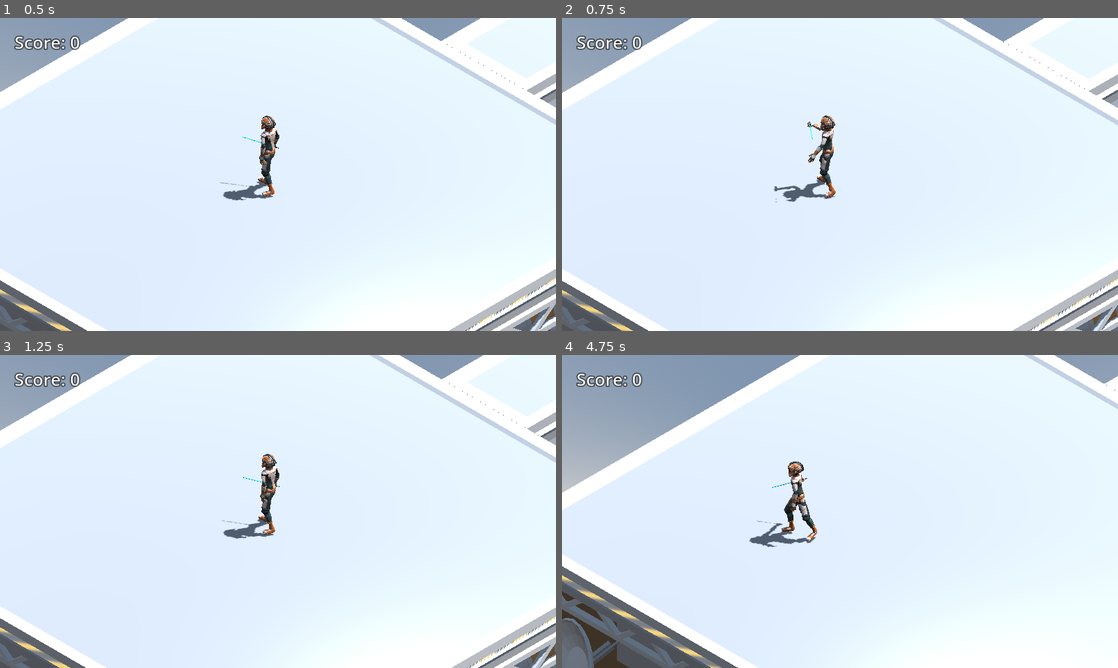
Above: before the commit, frames 1-4 (two rows, left to right).
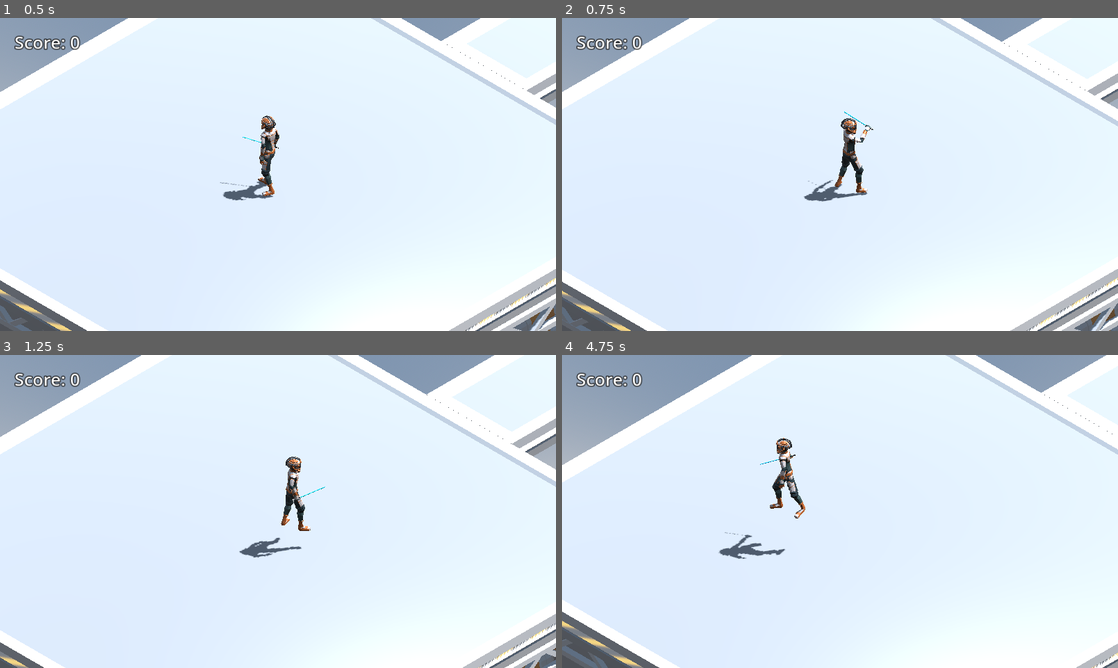
Above: after the commit, the same moments.

Repository: amhndu/chronos-rift
Game: Godot game, scene res://Main.tscn
The game is run twice, just before and just after one commit, with the same random seed, the same clock (stepped at 60 frames per second) and the same inputs.
Inputs (mouse positions are in pixels of both pictures, inside the frame that each line leads up to):
- Up to frame 1 (0.5 s): no input
- Up to frame 2 (0.75 s): move the mouse to (962, 158) at 0.52 s; press the mouse at (962, 158) at 0.53 s; hold Right (move_right) from 0.53 s (still down)
- Up to frame 3 (1.25 s): keep holding Right (move_right); tap Space (jump) at 0.77, 0.8, 1.07 s
- Up to frame 4 (4.75 s): move the mouse to (728, 527) at 1.27 s; release Right (move_right) at 1.28 s; release the mouse at (728, 527) at 1.28 s; hold Down (move_back) 1.28-2.03 s; tap Space (jump) at 1.35, 1.52, 1.82, 2.3, 3.02, 3.32, 3.77, 3.8, 4.07, 4.52 s; click (728, 527) at 1.55 s; move the mouse to (895, 442) at 2.02 s; press the mouse at (895, 442) at 2.03 s; hold Right (move_right) 2.03-2.78 s; move the mouse to (812, 574) at 2.77 s; release the mouse at (812, 574) at 2.78 s; hold Up (move_forward) 2.78-3.53 s; tap Mouse wheel up (zoom_in) at 2.85 s; click (812, 574) at 3.05 s; move the mouse to (1006, 558) at 3.52 s; hold Mouse wheel down (zoom_out) 3.53-4.28 s; hold Left (move_left) from 3.53 s (still down); move the mouse to (673, 464) at 4.27 s; click (673, 464) at 4.35 s

Frame 1 is identical in both runs. In frame 2, 2.8% of the frame differs, in the area x 0-100%, y 0-100%; in frame 3, 8.4%; in frame 4, 15%.
Error in both runs: Invalid access to property or key 'on_mobs_all_cleared' on a base object of type 'null instance'. (res://MobManager.gd:10)

Commit message:
fix: player can now move slowly and jump while attacking
* player can also attack while jumping

Diff:
--- a/Player.gd
+++ b/Player.gd
@@ -16,8 +16,9 @@
 
 var animation_player: AnimationPlayer
 var is_alive = true
-var is_attacking = false
+var is_attacking = false # prevent attack button spamming
 var can_attack = true
+var mob_kill_cooldown = 1 # attack cooldown in number of seconds after mob kill
 var spawn_location = Vector3.ZERO
 var attack_speed = 1.5
 
@@ -28,10 +29,10 @@
 # NOTE: For time scaling to work, all acceleration (or velocity increments) must be defined properties
 # Any new property must be added to `scale_time` method
 func _physics_process(delta):
-	if !is_alive || is_attacking:
+	if !is_alive:
 		return
 
-	if Input.is_action_pressed("attack") && !is_attacking:
+	if Input.is_action_pressed("attack") && can_attack && !is_attacking:
 		is_attacking = true
 		animation_player.play("CharacterArmature|Sword_Slash", 0.2, attack_speed)
 		var anim_time = animation_player.current_animation_length / animation_player.get_playing_speed()
@@ -54,8 +55,12 @@
 		direction = direction.normalized().rotated(Vector3(0, 1, 0), deg_to_rad(-45))
 		# Setting the basis property will affect the rotation of the node.
 		basis = Basis.looking_at(direction)
-		# Switch to correct animation
-		animation_player.play("CharacterArmature|Walk", 0.2)
+		if !is_attacking:
+			# Switch to correct animation
+			animation_player.play("CharacterArmature|Walk", 0.2)
+		else:
+			# Slower movement while attacking
+			direction *= 0.3
 		# TODO Scale animation speed according to scale and time_scale
 		#animation_player.speed_scale = time_scaling_factor
 	elif !is_attacking:
@@ -68,7 +73,8 @@
 	# Jumping.
 	if is_on_floor() and Input.is_action_just_pressed("jump"):
 		velocity.y += jump_impulse
-		animation_player.play("CharacterArmature|Idle_Sword", 0.2)
+		if !is_attacking:
+			animation_player.play("CharacterArmature|Idle_Sword", 0.2)
 
 	#
 	# We apply gravity every frame so the character always collides with the ground when moving.
@@ -121,5 +127,5 @@
 		can_attack = false
 		body.owner.die()
 		mob_kill.emit()
-		await get_tree().create_timer(1).timeout
+		await get_tree().create_timer(mob_kill_cooldown).timeout
 		can_attack = true
